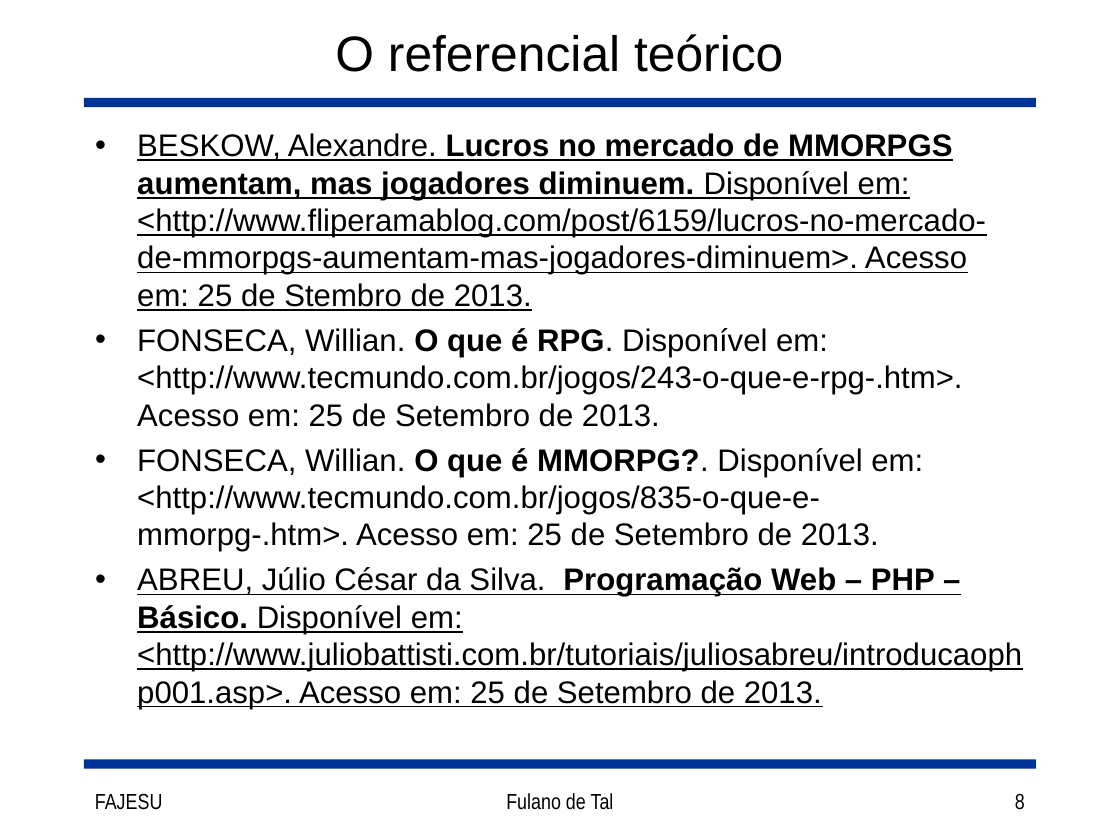
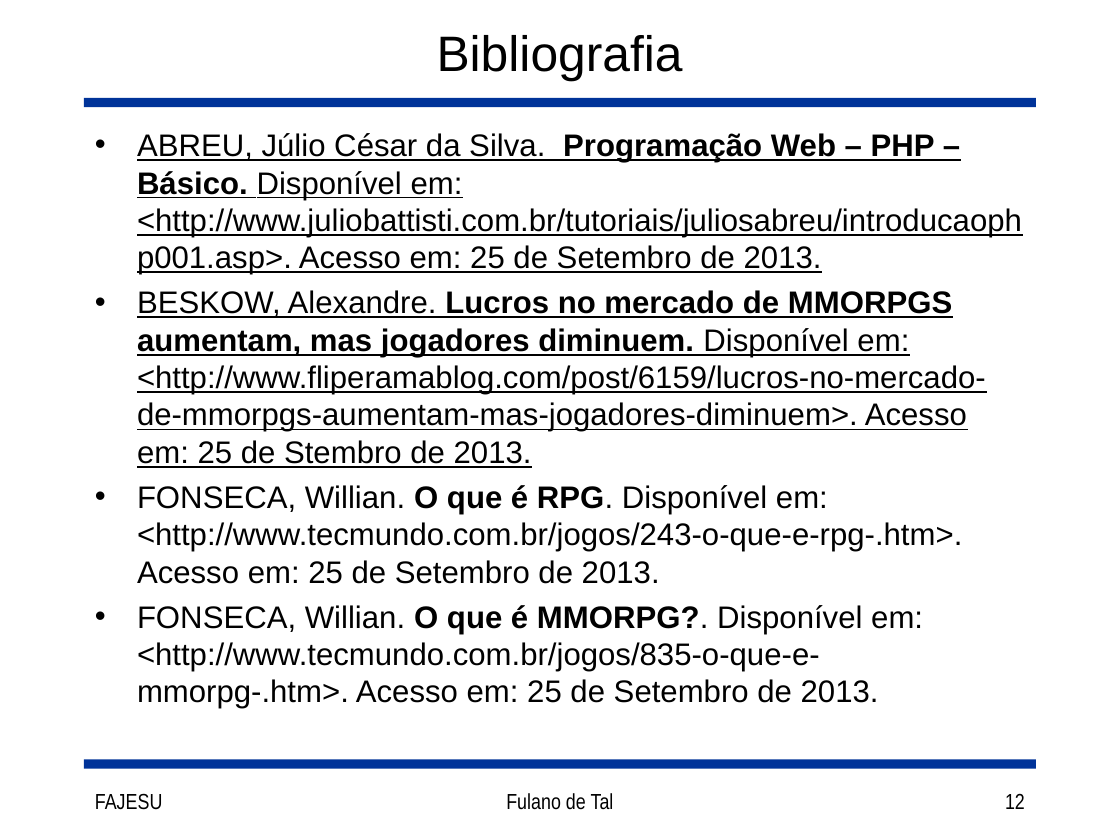
Before and after one commit to joaorocha/tcc-got-v1, a slide deck: slide 12 of docs/Slides.ppt (slide 8 before the commit). Drawn at 1120x840 pixels with LibreOffice and Linux fonts; fonts in the diff are those of the drawing. Boxes give left, top, right and bottom in pixels: in the first picture for what was removed or moved away, otherwise in the second. Text is boxed around its words. In the diff, an @@ line names an element or a change of style, - is before the commit and + after.

```diff
--- a/docs/Slides.ppt
+++ b/docs/Slides.ppt
@@ title at [437, 35, 683, 81]: text changed @@
-O referencial teórico
+Bibliografia
@@ text at [137, 133, 1022, 275]: paragraph added @@
+• ABREU, Júlio César da Silva. Programação Web – PHP – Básico. Disponível em: <http://www.juliobattisti.com.br/tutoriais/juliosabreu/introducaophp001.asp>. Acesso em: 25 de Setembro de 2013.
@@ text at [137, 567, 1022, 709]: paragraph removed @@
-• ABREU, Júlio César da Silva. Programação Web – PHP – Básico. Disponível em: <http://www.juliobattisti.com.br/tutoriais/juliosabreu/introducaophp001.asp>. Acesso em: 25 de Setembro de 2013.
@@ page number at [1005, 793, 1025, 809]: text changed @@
-8
+12
```
Also in this commit, not shown: 9 other slides changed, 1 slide added, 1 other file.
